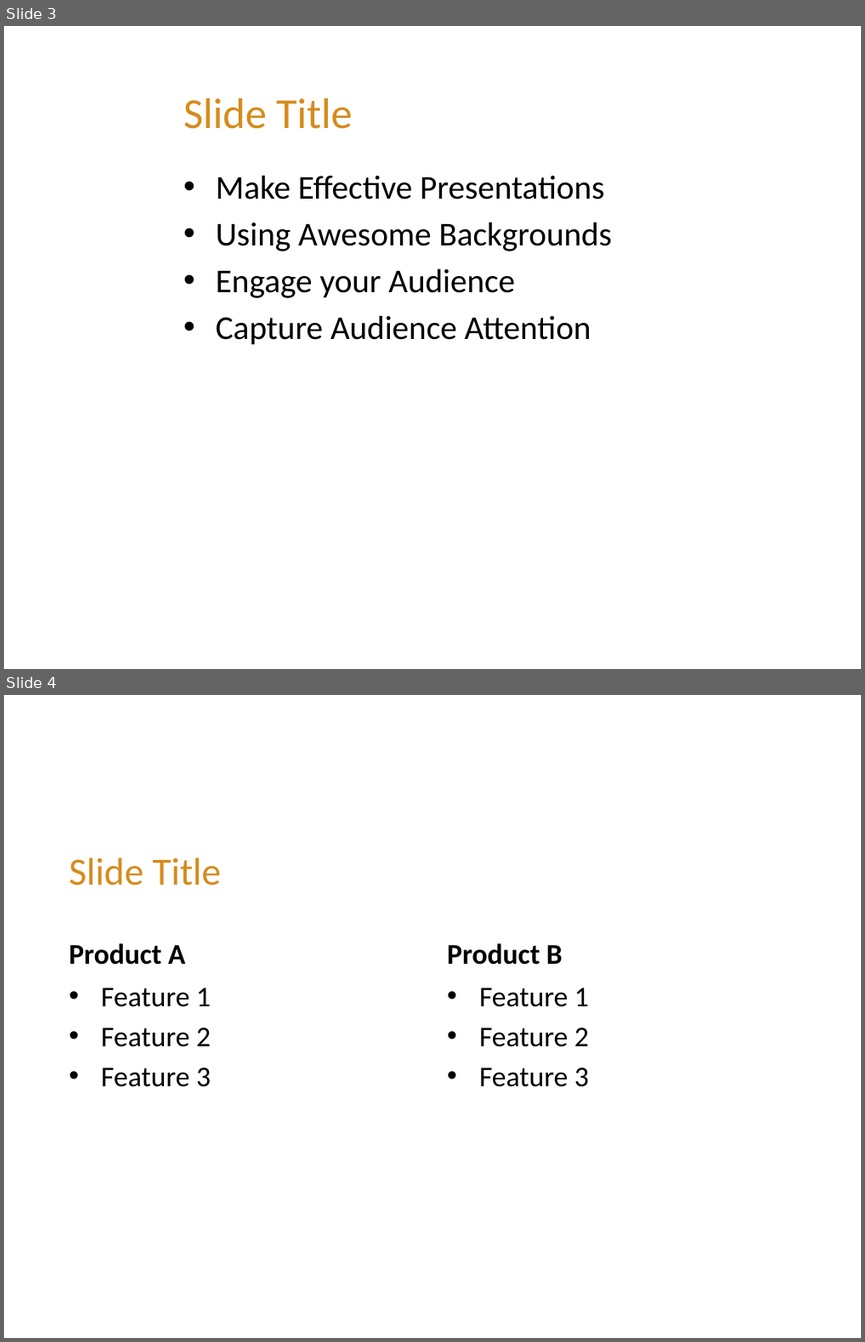
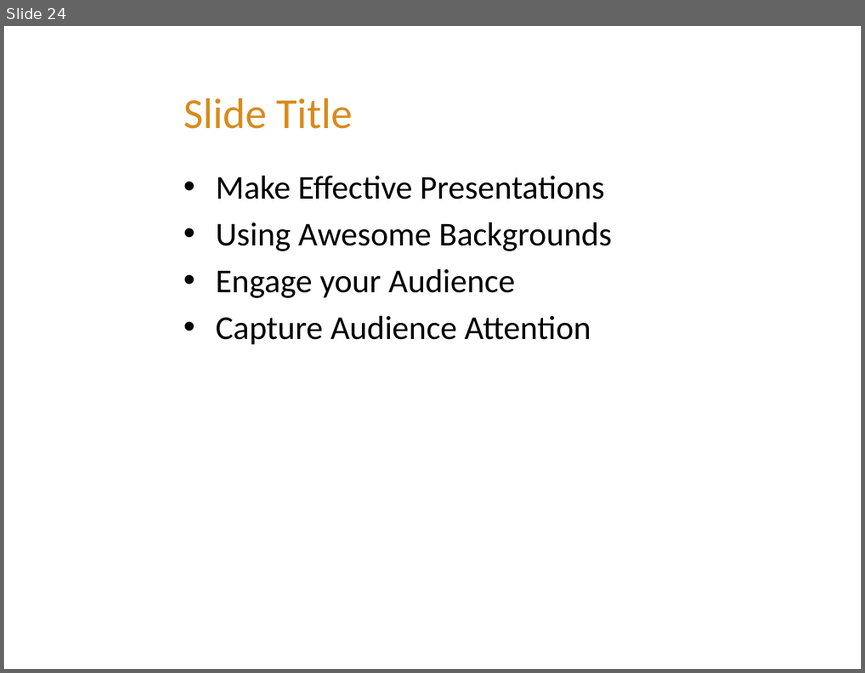
Before and after one commit to FeedMapping/Schema, a slide deck: slide/ppt/Mapping-Out.pptx. Shown one above the other, each under a label of ours: slides 3 and 4 before the commit, slide 24 after it. The pictures are 865x1342 and 865x673 pixels, drawn with LibreOffice and Linux fonts; fonts in the diff are those of the drawing; background and template pictures are left out. Boxes give left, top, right and bottom in pixels: in the first picture for what was removed or moved away, otherwise in the second. Text is boxed around its words. In the diff, an @@ line names an element or a change of style, - is before the commit and + after.

```diff
--- a/slide/ppt/Mapping-Out.pptx
+++ b/slide/ppt/Mapping-Out.pptx
@@ slide 4 removed at [4,695,861,1338], background picture (left out) @@
@@ title removed at [69,857,222,885] @@
-Slide Title
@@ text removed at [69,943,185,964] @@
-Product A
@@ text removed at [447,943,562,964] @@
-Product B
@@ text removed at [101,987,211,1087] @@
-• Feature 1
-• Feature 2
-• Feature 3
@@ text removed at [479,987,589,1087] @@
-• Feature 1
-• Feature 2
-• Feature 3
@@ what was slide 3 is now slide 24 @@
```
Also in this commit, not shown: 26 slides added, 1 other slide removed, 1 other file.
